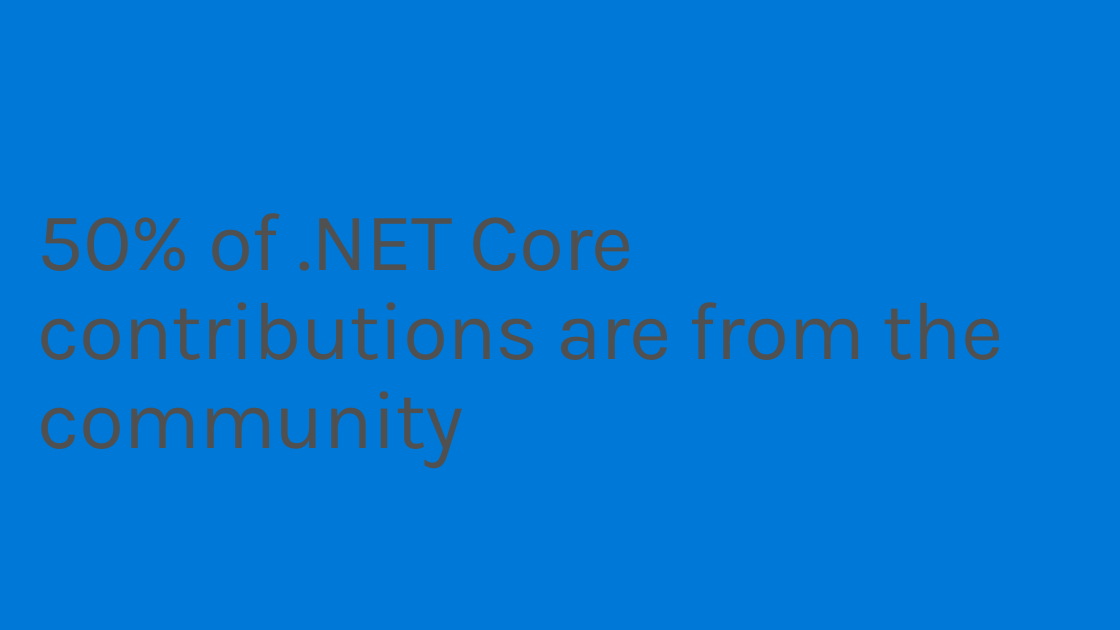
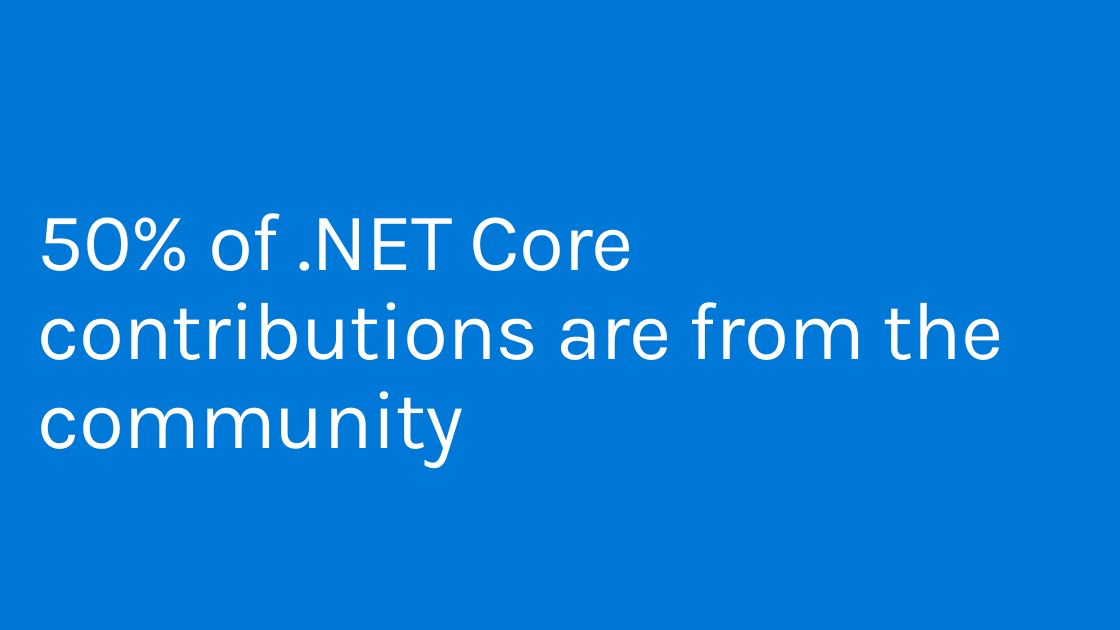
Before and after one commit to dotnet-presentations/dotnetcore-workshop, a slide deck: slide 9 of 1-Overview-Tools-Acquisition/netcore-workshop-overview-tools.pptx. Drawn at 1120x630 pixels with LibreOffice and Linux fonts; fonts in the diff are those of the drawing; background and template pictures are left out. Boxes give left, top, right and bottom in pixels: in the first picture for what was removed or moved away, otherwise in the second. Text is boxed around its words. In the diff, an @@ line names an element or a change of style, - is before the commit and + after.

```diff
--- a/1-Overview-Tools-Acquisition/netcore-workshop-overview-tools.pptx
+++ b/1-Overview-Tools-Acquisition/netcore-workshop-overview-tools.pptx
@@ title "50% of .NET Core contributions ..." at (x1=38, y1=213, x2=1004, y2=468): text colour #505050 to #FFFFFF @@
```
Also in this commit, not shown: 19 other slides changed, 3 slides added, 5 slides removed.
